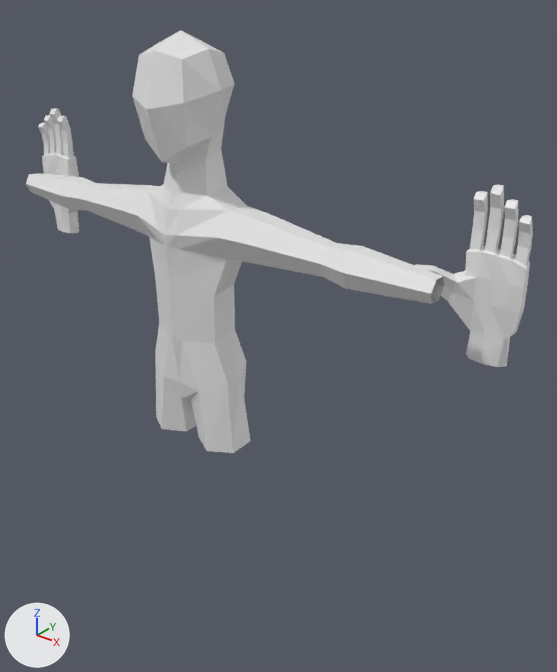
A saved change to the Blender file LowPolyChar.blend.
Both versions are drawn from a 50 mm lens placed at (19.6, -19.4, 3.8), pointed at (1.9, 2.8, -10.0). Every picture has the same lights, and +X, +Y and +Z are marked at lower left. The older version comes first.
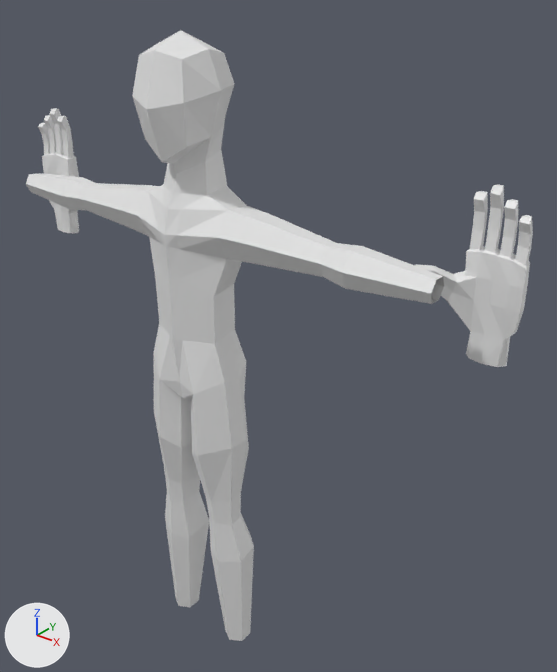
The change in detail:
me_cube is used by ob_cube; location (0.0, 0.0, 0.0); rotation (0.0, 0.0, 3.142), in degrees (0, 0, 180).
me_cube had 302 vertices, 283 faces and spanned x -11.9..0.0, y -2.8..1.8, z -13.8..1.7.
me_cube now has 326 vertices, 308 faces and spans x -11.9..0.0, y -2.8..1.8, z -24.3..1.7.
Part 1, on me_cube:
4 vertices are removed from x -2.2..-0.4, y -1.1..0.5, z -13.8.
9 faces are deleted.
5 vertices move from x -2.2..-0.3, y -0.6..1.0, z -13.8..-10.6 to x -2.0..-0.2, y -0.9..1.4, z -14.5..-10.6.
28 vertices are added at x -2.3..-0.3, y -1.1..0.9, z -24.3..-13.5.
34 new faces join them, mat_material (white #e7e7e7).

Boxes [x1, y1, x2, y2] around the edits, measured in the pictures (557 x 672 px):
'Cube', reshaped (44% taller)
    before: [26, 30, 533, 453]
    after: [26, 30, 533, 641]
part 1 of me_cube, built on
    before: [155, 323, 250, 453]
    after: [153, 323, 254, 641]
